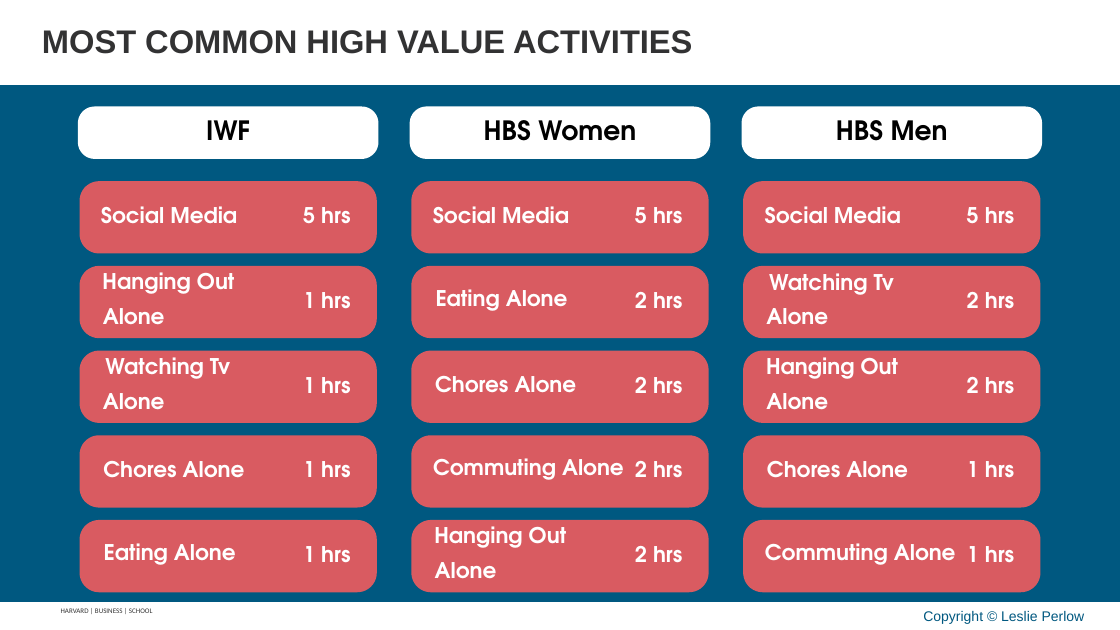
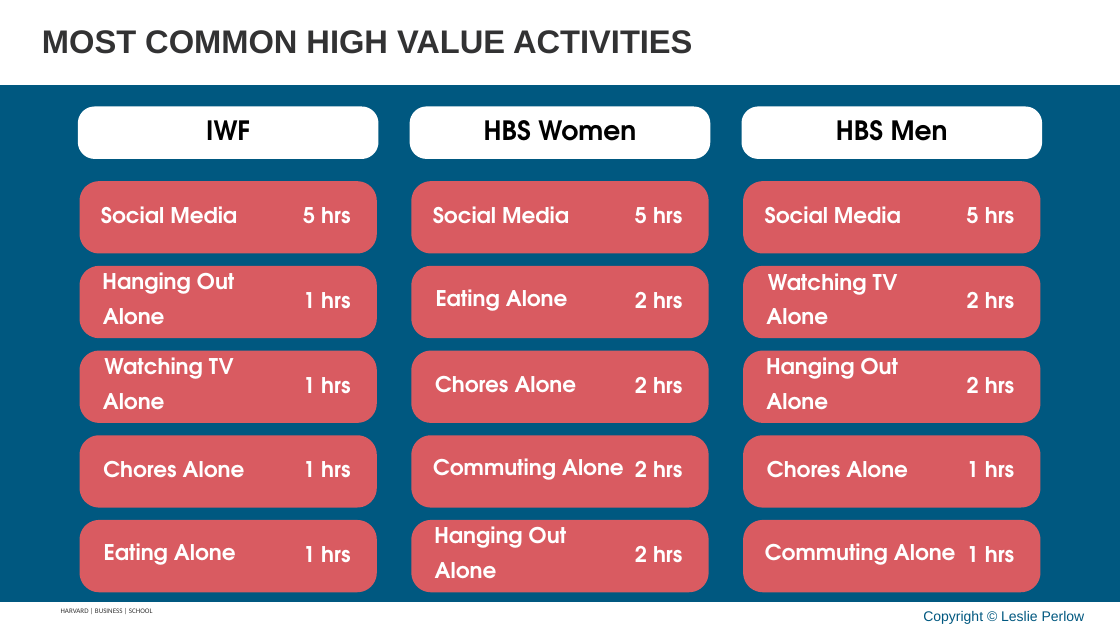
Before and after one commit to APPLITICS/lifematrix-deck-automation, a slide deck: slide 37 of outputs/generated_slides.pptx. Drawn at 1120x630 pixels with LibreOffice and Linux fonts; fonts in the diff are those of the drawing; background and template pictures are left out. Boxes give left, top, right and bottom in pixels: in the first picture for what was removed or moved away, otherwise in the second. Text is boxed around its words. In the diff, an @@ line names an element or a change of style, - is before the commit and + after.

```diff
--- a/outputs/generated_slides.pptx
+++ b/outputs/generated_slides.pptx
@@ text at [768,273,898,295]: text changed @@
-Watching Tv
+Watching TV
@@ text at [104,357,234,379]: text changed @@
-Watching Tv
+Watching TV
```
Also in this commit, not shown: 13 other slides changed, 21 slides added.
